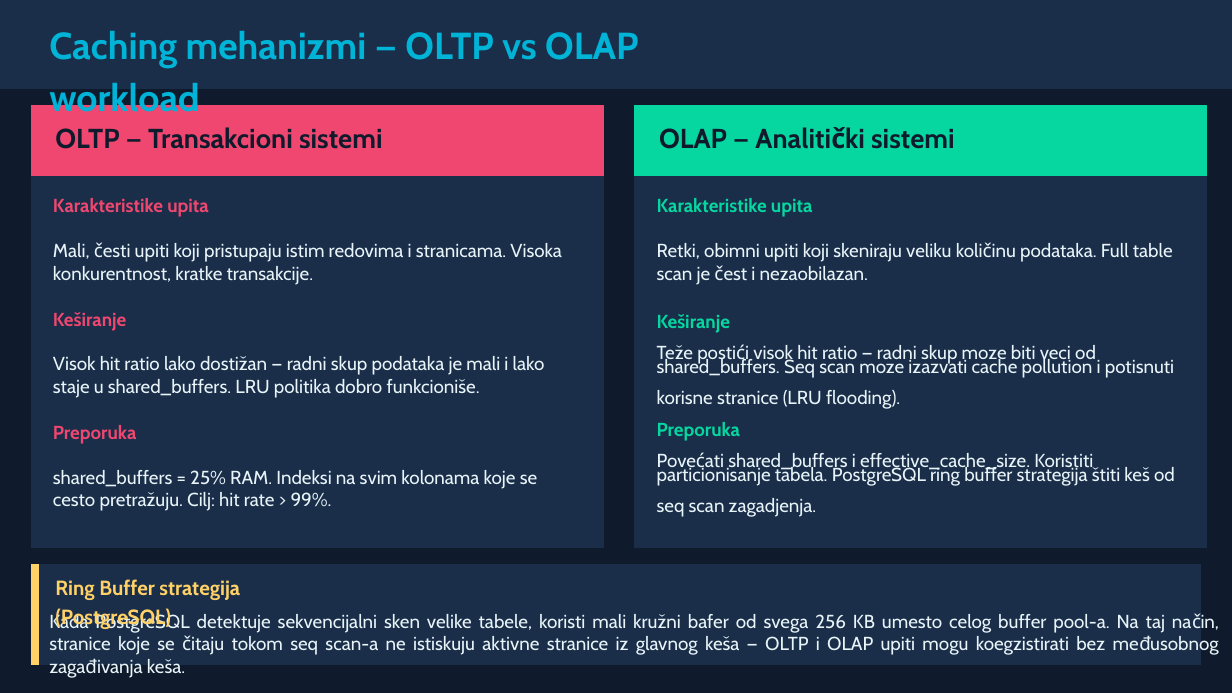
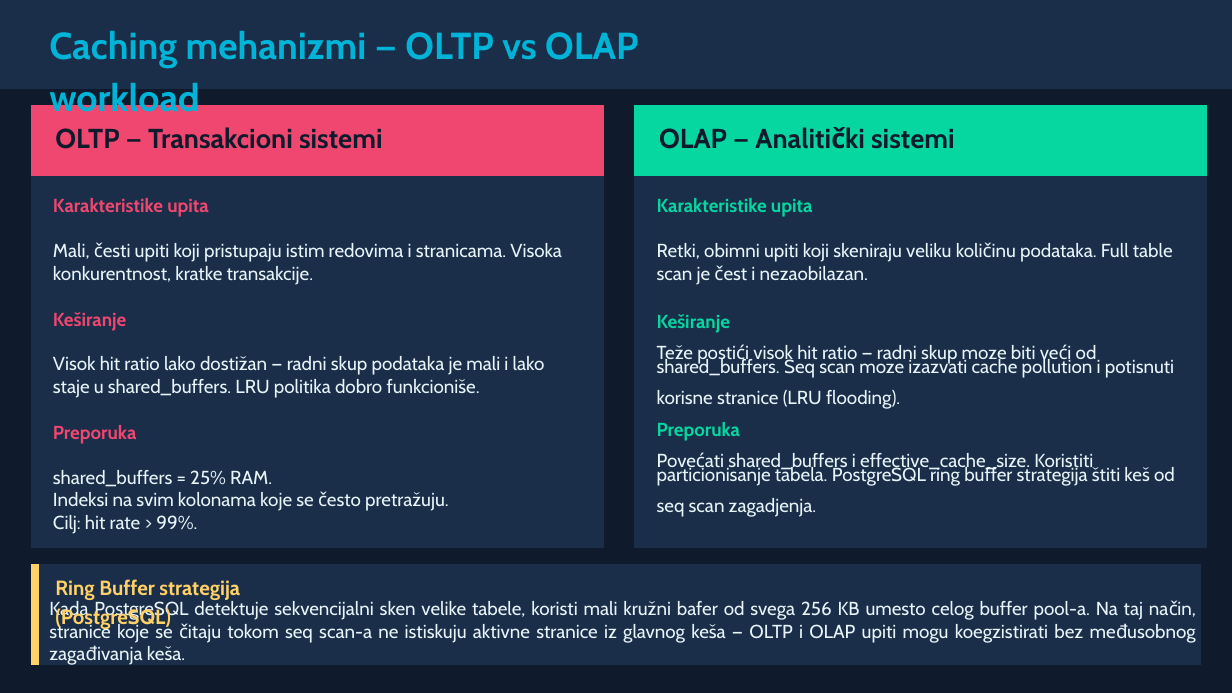
Before and after one commit to adamovickaca/SZUBP, a slide deck: slide 10 of szubp_prezentacija_prvi_deo.pptx. Drawn at 1232x693 pixels with LibreOffice and Linux fonts; fonts in the diff are those of the drawing. Boxes give left, top, right and bottom in pixels: in the first picture for what was removed or moved away, otherwise in the second. Text is boxed around its words. In the diff, an @@ line names an element or a change of style, - is before the commit and + after.

```diff
--- a/szubp_prezentacija_prvi_deo.pptx
+++ b/szubp_prezentacija_prvi_deo.pptx
@@ text at box(657, 345, 1097, 365): text changed @@
-Teže postići visok hit ratio — radni skup moze biti veci od
+Teže postići visok hit ratio — radni skup moze biti veći od
@@ text at box(53, 470, 448, 534): text changed @@
-shared_buffers = 25% RAM. Indeksi na svim kolonama koje se cesto pretražuju. Cilj: hit rate > 99%.
+shared_buffers = 25% RAM.
+Indeksi na svim kolonama koje se često pretražuju.
+Cilj: hit rate > 99%.
@@ text "Kada PostgreSQL detektuje sekvencijalni sken ..." rewrapped from box(49, 612, 1165, 655) to box(49, 601, 1143, 660) @@
```
Also in this commit, not shown: 10 other slides changed, 1 other file.
